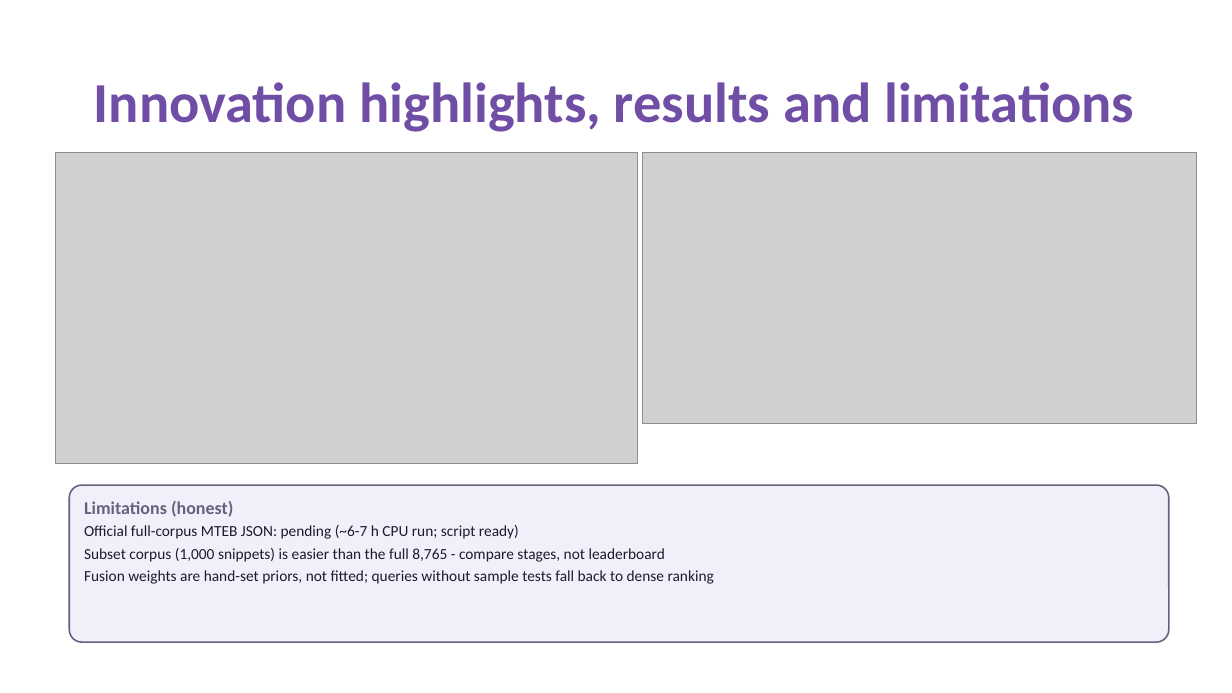
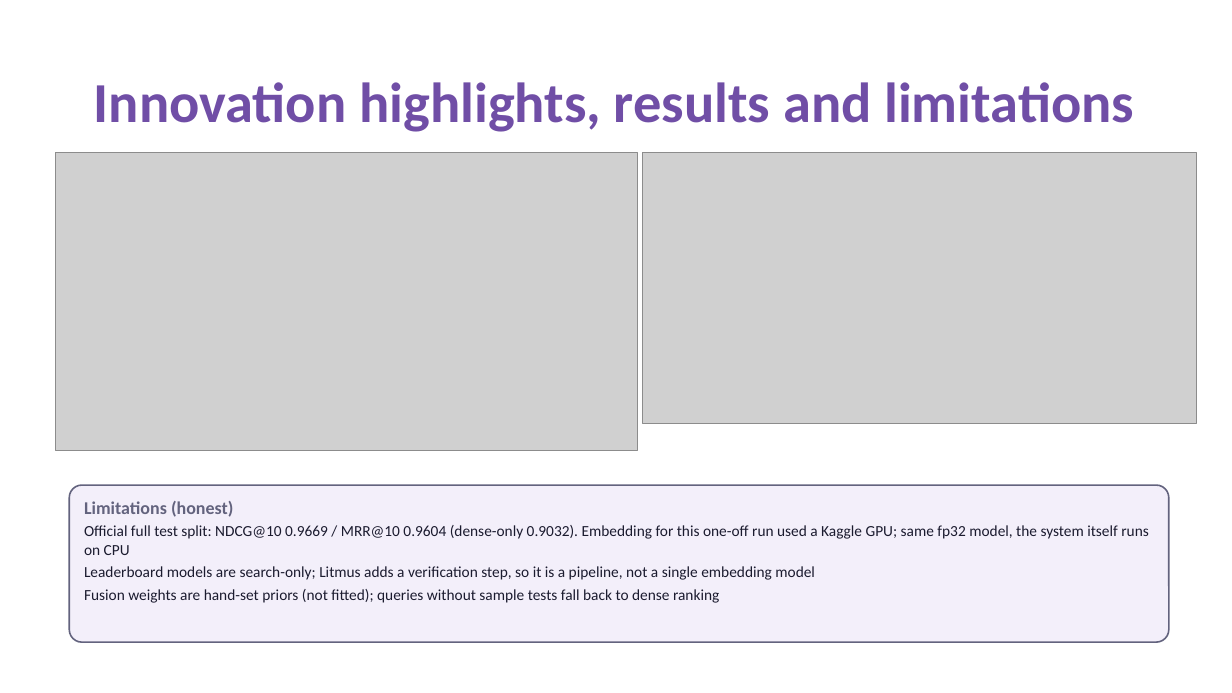
Before and after one commit to kanika190905/litmus, a slide deck: slide 8 of presentation/Litmus_PRISM_Submission.pptx. Drawn at 1232x693 pixels with LibreOffice and Linux fonts; fonts in the diff are those of the drawing; grey boxes stand for pictures. Boxes give left, top, right and bottom in pixels: in the first picture for what was removed or moved away, otherwise in the second. Text is boxed around its words. In the diff, an @@ line names an element or a change of style, - is before the commit and + after.

Commit message:
Final submission: official AppsRetrieval results (NDCG@10 0.9669), team details, Kaggle notebook, portability fixes, updated README/PPT/checklist

```diff
--- a/presentation/Litmus_PRISM_Submission.pptx
+++ b/presentation/Litmus_PRISM_Submission.pptx
@@ picture: place and size @@
-picture at (55, 152, 638, 464)
+picture at (55, 152, 638, 450)
@@ text in rounded rectangle at (84, 525, 1149, 603): text changed @@
-Official full-corpus MTEB JSON: pending (~6-7 h CPU run; script ready)
-Subset corpus (1,000 snippets) is easier than the full 8,765 - compare stages, not leaderboard
-Fusion weights are hand-set priors, not fitted; queries without sample tests fall back to dense ranking
+Official full test split: NDCG@10 0.9669 / MRR@10 0.9604 (dense-only 0.9032). Embedding for this one-off run used a Kaggle GPU; same fp32 model, the system itself runs on CPU
+Leaderboard models are search-only; Litmus adds a verification step, so it is a pipeline, not a single embedding model
+Fusion weights are hand-set priors (not fitted); queries without sample tests fall back to dense ranking
```
Also in this commit, not shown: 6 other slides changed, 18 other files.
